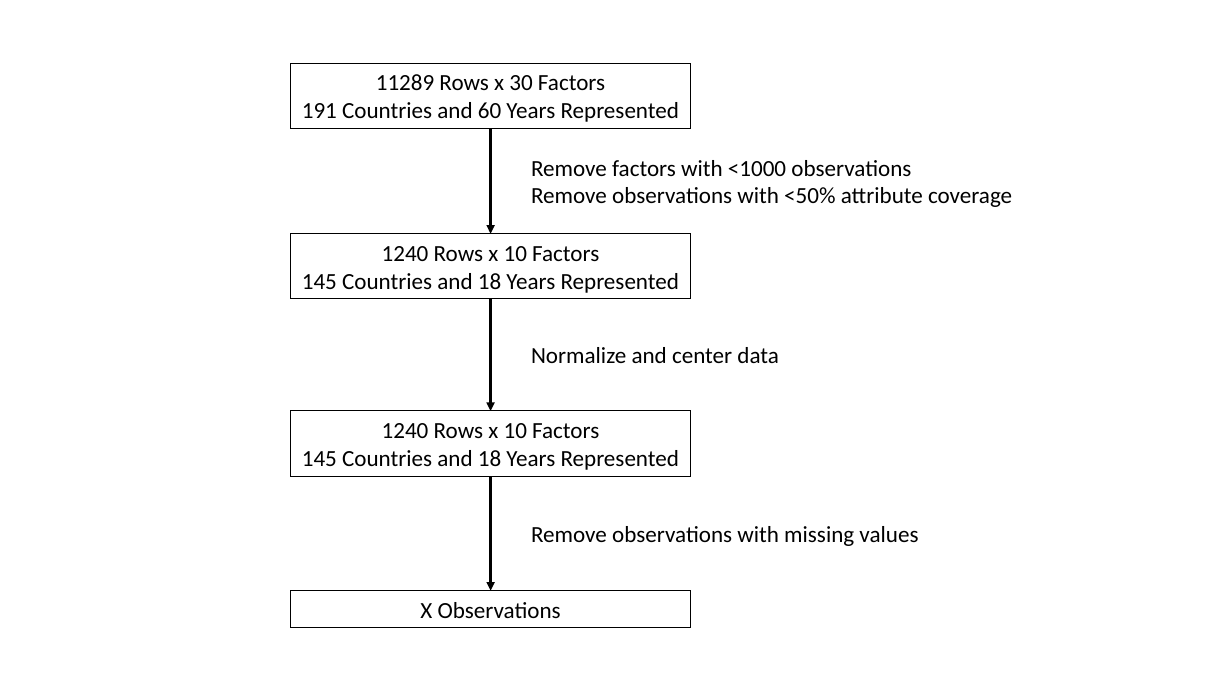
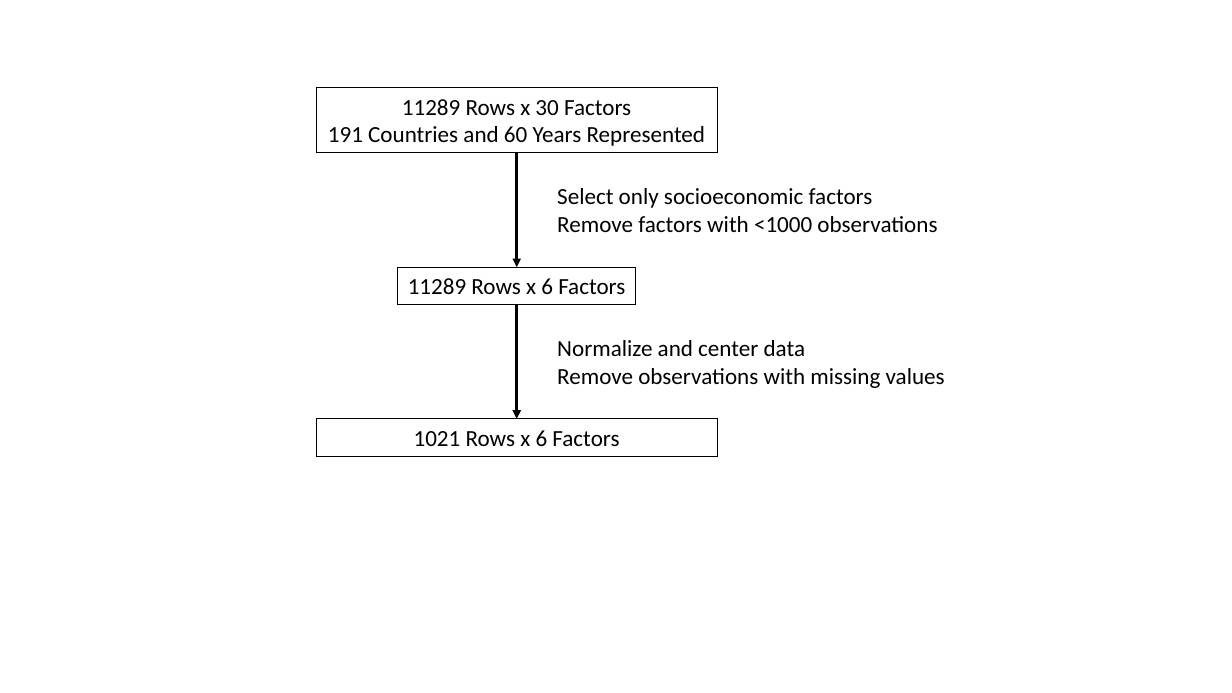
Before and after one commit to PayneLab/vaccine_reevaluation, a slide deck: slide 1 of figures/Example Suplemental Diagram of Data Loss.pptx. Drawn at 1232x693 pixels with LibreOffice and Linux fonts; fonts in the diff are those of the drawing. Boxes give left, top, right and bottom in pixels: in the first picture for what was removed or moved away, otherwise in the second. Text is boxed around its words. In the diff, an @@ line names an element or a change of style, - is before the commit and + after.

Commit message:
Socioeconomic Diagram

```diff
--- a/figures/Example Suplemental Diagram of Data Loss.pptx
+++ b/figures/Example Suplemental Diagram of Data Loss.pptx
@@ rectangle "11289 Rows x 30 Factors": place and size @@
-rectangle "11289 Rows x 30 Factors" at (290,64,691,129)
+rectangle "11289 Rows x 30 Factors" at (316,88,717,153)
@@ arrow moved from (491, 128) - (491, 234) to (517, 152) - (517, 267) @@
@@ text "Select only socioeconomic factors": place and size @@
-text "Select only socioeconomic factors" at (531,160,1012,207)
+text "Select only socioeconomic factors" at (557,188,937,232)
@@ text at (531,187,1012,207): paragraph removed @@
-Remove observations with <50% attribute coverage
@@ text at (557,188,873,208): paragraph added @@
+Select only socioeconomic factors
@@ rectangle "11289 Rows x 6 Factors": place and size @@
-rectangle "11289 Rows x 6 Factors" at (290,234,691,299)
+rectangle "11289 Rows x 6 Factors" at (397,267,636,304)
@@ text in rectangle at (408,278,625,294): text changed @@
-1240 Rows x 10 Factors
-145 Countries and 18 Years Represented
+11289 Rows x 6 Factors
@@ arrow moved from (491, 299) - (491, 411) to (517, 304) - (517, 419) @@
@@ text "Normalize and center data": place and size @@
-text "Normalize and center data" at (531,347,778,363)
+text "Normalize and center data" at (557,340,945,388)
@@ text at (557,368,945,388): paragraph added @@
+Remove observations with missing values
@@ rectangle removed at (290,411,691,477) @@
-1240 Rows x 10 Factors
-145 Countries and 18 Years Represented
@@ rectangle "1021 Rows x 6 Factors": place and size @@
-rectangle "1021 Rows x 6 Factors" at (290,591,691,628)
+rectangle "1021 Rows x 6 Factors" at (316,419,717,456)
@@ text in rectangle at (414,430,619,446): text changed @@
-X Observations
+1021 Rows x 6 Factors
@@ arrow removed from (491, 476) to (491, 591) @@
@@ text removed at (531,526,918,546) @@
-Remove observations with missing values
```
Also in this commit, not shown: 1 slide added, 2 other files.
